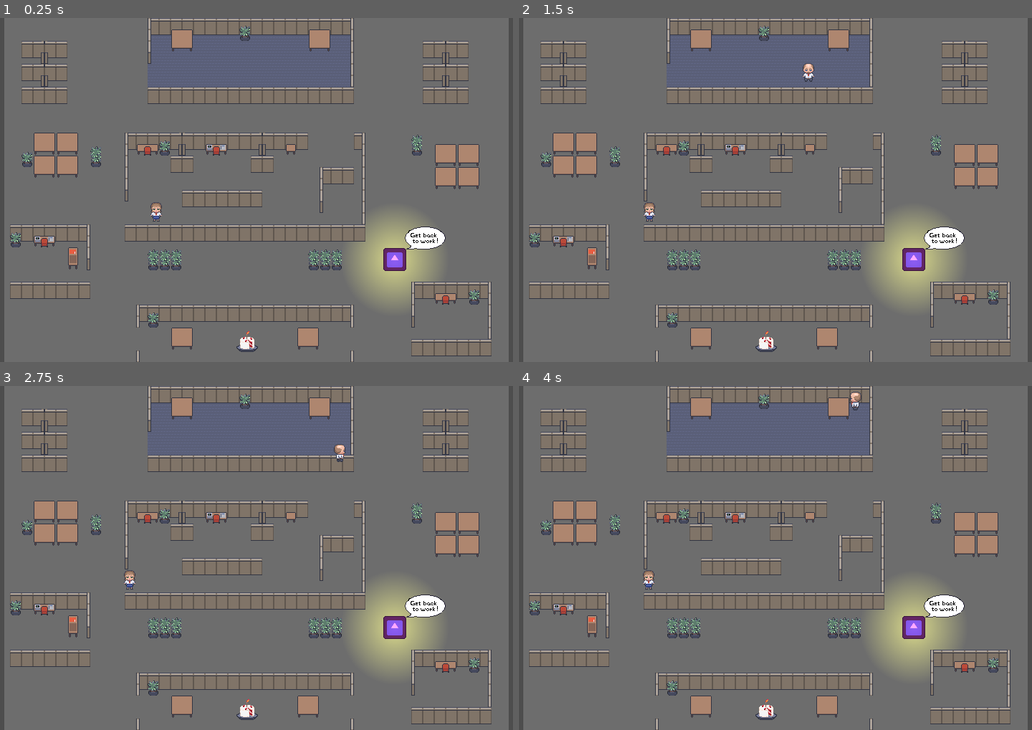
Above: before the commit, frames 1-4 (two rows, left to right).
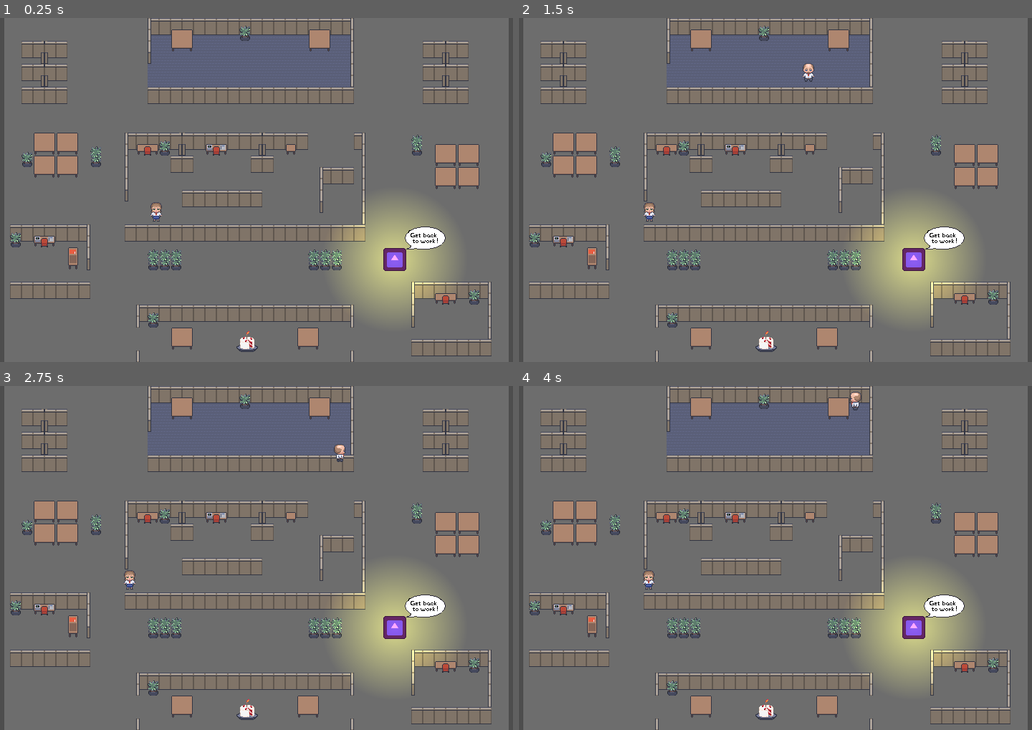
Above: after the commit, the same moments.

Repository: ChrisFlanTheMan/Busy-Work
Game: Godot game, scene res://BasicLevel.tscn
Same seed, same stepped clock (60 frames per second), same inputs: the game is played once before the commit and once after it. The engine's default icon, where the game draws it, is replaced by a stand-in: a white triangle on a blue panel in a dark square.
Inputs:
- Up to frame 1 (0.25 s): no input
- Up to frame 2 (1.5 s): tap Enter at 0.5, 0.6, 1.35 s; hold D 0.53-1.28 s; hold S from 1.28 s (still down)
- Up to frame 3 (2.75 s): release S at 2.03 s; hold D from 2.03 s (still down); tap Enter at 2.1 s
- Up to frame 4 (4 s): release D at 2.78 s; hold W 2.78-3.53 s; tap Enter at 2.85, 3.6 s; hold A from 3.53 s (still down)

The runs differ from the first frame. In frame 1, 1.1% of the frame differs, in the area x 64-89%, y 53-87%; in frame 2, 1.1%; in frame 3, 1.1%; in frame 4, 1.1%.

Commit message:
Third try adding lighting to tilemap

Diff:
--- a/enemy.tscn
+++ b/enemy.tscn
@@ -1,10 +1,9 @@
-[gd_scene load_steps=8 format=3 uid="uid://dtll4y64nibr6"]
+[gd_scene load_steps=7 format=3 uid="uid://dtll4y64nibr6"]
 
 [ext_resource type="Texture2D" uid="uid://cioa4k5ruxny7" path="res://icon.svg" id="1_qqw0f"]
 [ext_resource type="Script" path="res://enemy.gd" id="1_ylmut"]
 [ext_resource type="Texture2D" uid="uid://cqorl5yqcu5wm" path="res://light.png" id="3_xgmvl"]
-[ext_resource type="Texture2D" uid="uid://ba1l82fh3wwp6" path="res://assets/backtowork.png" id="4_1pvip"]
-[ext_resource type="Texture2D" uid="uid://cnp8wsvokj5s7" path="res://assets/nocake.png" id="5_lu32k"]
+[ext_resource type="Texture2D" uid="uid://bsry5lg3b0dn7" path="res://assets/backtowork.png" id="4_1pvip"]
 
 [sub_resource type="RectangleShape2D" id="RectangleShape2D_7bwnp"]
 size = Vector2(32, 32)
@@ -28,12 +27,22 @@
 [node name="CollisionShape2D" type="CollisionShape2D" parent="Area2D"]
 shape = SubResource("CircleShape2D_t3ec2")
 
-[node name="PointLight2D" type="PointLight2D" parent="Area2D"]
+[node name="PointLight2D-Layer1" type="PointLight2D" parent="Area2D"]
 y_sort_enabled = true
 position = Vector2(0, -1.0842e-19)
-scale = Vector2(0.296875, 0.3125)
+scale = Vector2(0.4, 0.4)
 color = Color(1, 1, 0.270588, 1)
 shadow_enabled = true
+texture = ExtResource("3_xgmvl")
+
+[node name="PointLight2D-Layer2" type="PointLight2D" parent="Area2D"]
+y_sort_enabled = true
+position = Vector2(0, -1.42301e-19)
+scale = Vector2(0.4, 0.4)
+color = Color(1, 1, 0.270588, 1)
+range_item_cull_mask = 2
+shadow_enabled = true
+shadow_item_cull_mask = 2
 texture = ExtResource("3_xgmvl")
 
 [node name="backtowork" type="Sprite2D" parent="Area2D"]
@@ -42,7 +51,6 @@
 
 [node name="nocake" type="Sprite2D" parent="Area2D"]
 position = Vector2(39, -30)
-texture = ExtResource("5_lu32k")
 
 [node name="NavigationAgent2D" type="NavigationAgent2D" parent="."]
 
